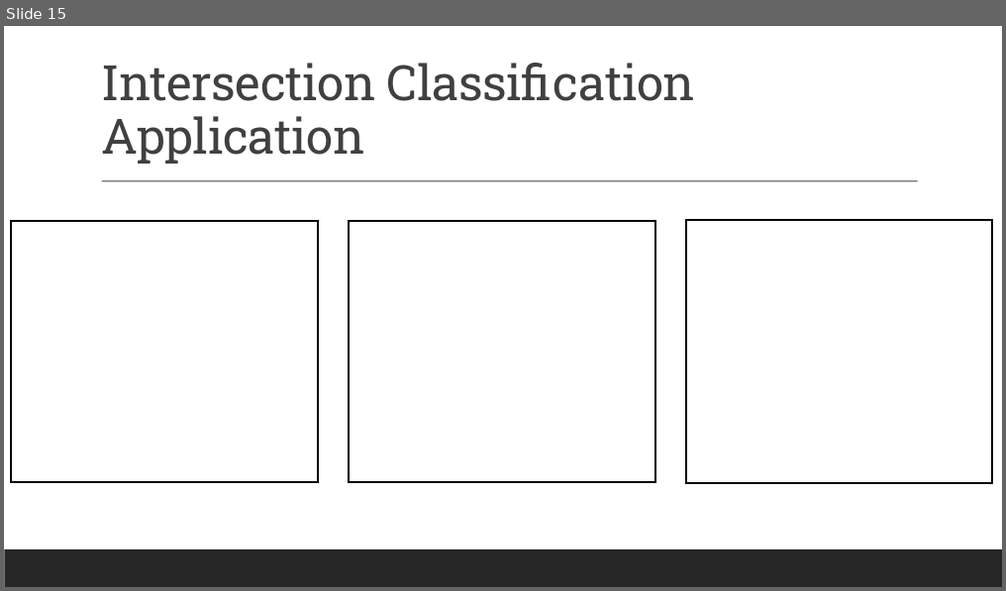
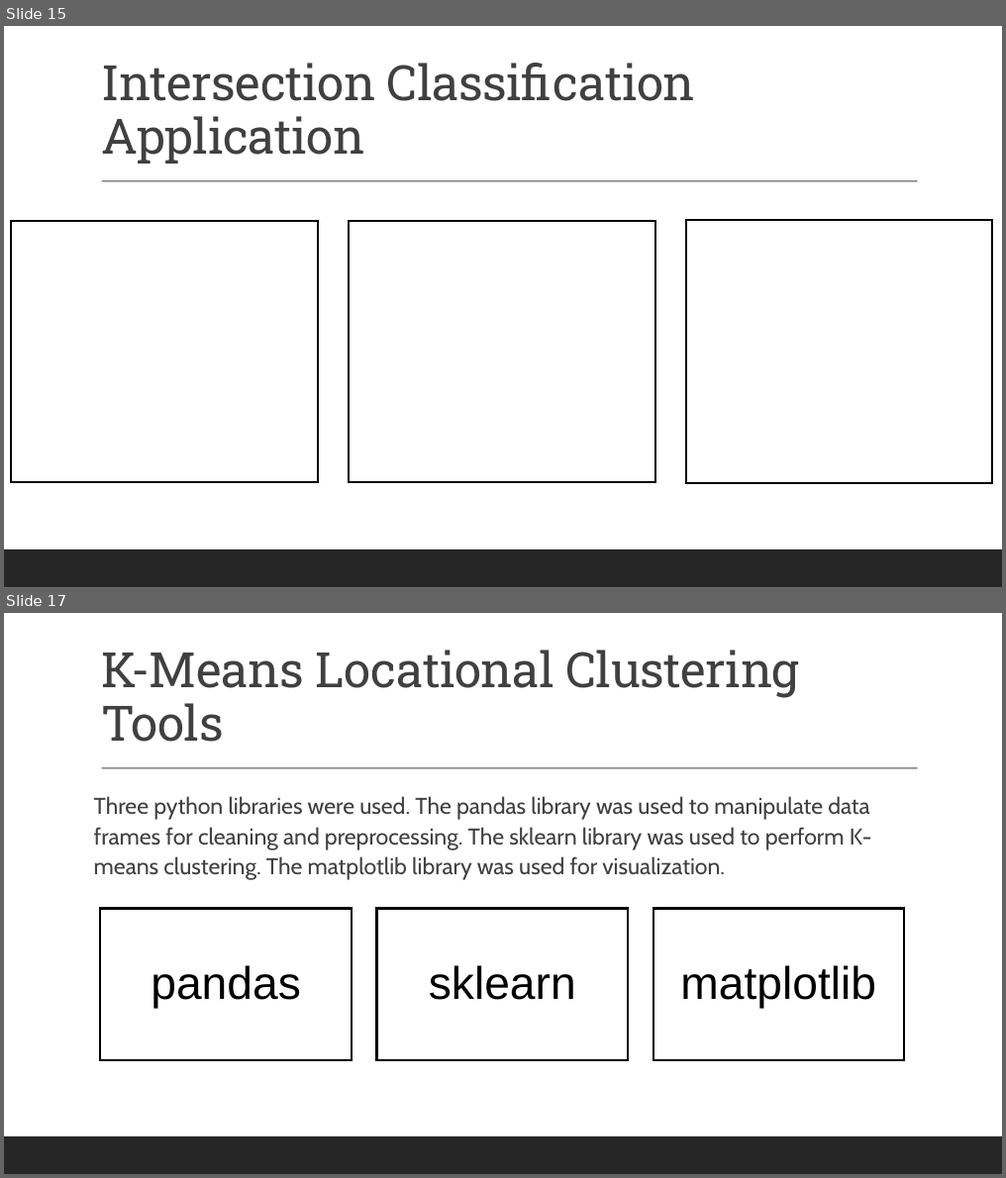
Before and after one commit to siegfrkn/csci5502-datamining-summer2022-group17, a slide deck: Group17_AnalysisOfTheEffectsOfRegulationOnRailroadSafety_Part6.pptx. Shown one above the other, each under a label of ours: slide 15 before the commit, slides 15 and 17 after it; the slides between them are not shown. The pictures are 1006x591 and 1006x1178 pixels, drawn with LibreOffice and Linux fonts; fonts in the diff are those of the drawing. Boxes give left, top, right and bottom in pixels: in the first picture for what was removed or moved away, otherwise in the second. Text is boxed around its words. In the diff, an @@ line names an element or a change of style, - is before the commit and + after.

Commit message:
location slides

```diff
--- a/Group17_AnalysisOfTheEffectsOfRegulationOnRailroadSafety_Part6.pptx
+++ b/Group17_AnalysisOfTheEffectsOfRegulationOnRailroadSafety_Part6.pptx
@@ slide 17 added at (4, 613, 1002, 1174), background #FFFFFF; not listed: 2 template elements that a slide beside it also shows @@
@@ title added at (101, 650, 799, 742), 47 pt, text #404040 @@
+K-Means Locational Clustering Tools
@@ text added at (94, 796, 872, 880), 22 pt, text #404040 @@
+Three python libraries were used. The pandas library was used to manipulate data frames for cleaning and preprocessing. The sklearn library was used to perform K-means clustering. The matplotlib library was used for visualization.
@@ rectangle added at (101, 909, 352, 1060), fill #FFFFFF, outline #000000 2 pt, 44 pt, text #000000 @@
+pandas
@@ rectangle added at (377, 909, 629, 1060), fill #FFFFFF, outline #000000 2 pt, 44 pt, text #000000 @@
+sklearn
@@ rectangle added at (653, 909, 905, 1060), fill #FFFFFF, outline #000000 2 pt, 44 pt, text #000000 @@
+matplotlib
```
Also in this commit, not shown: 4 slides changed, 3 other slides added.
